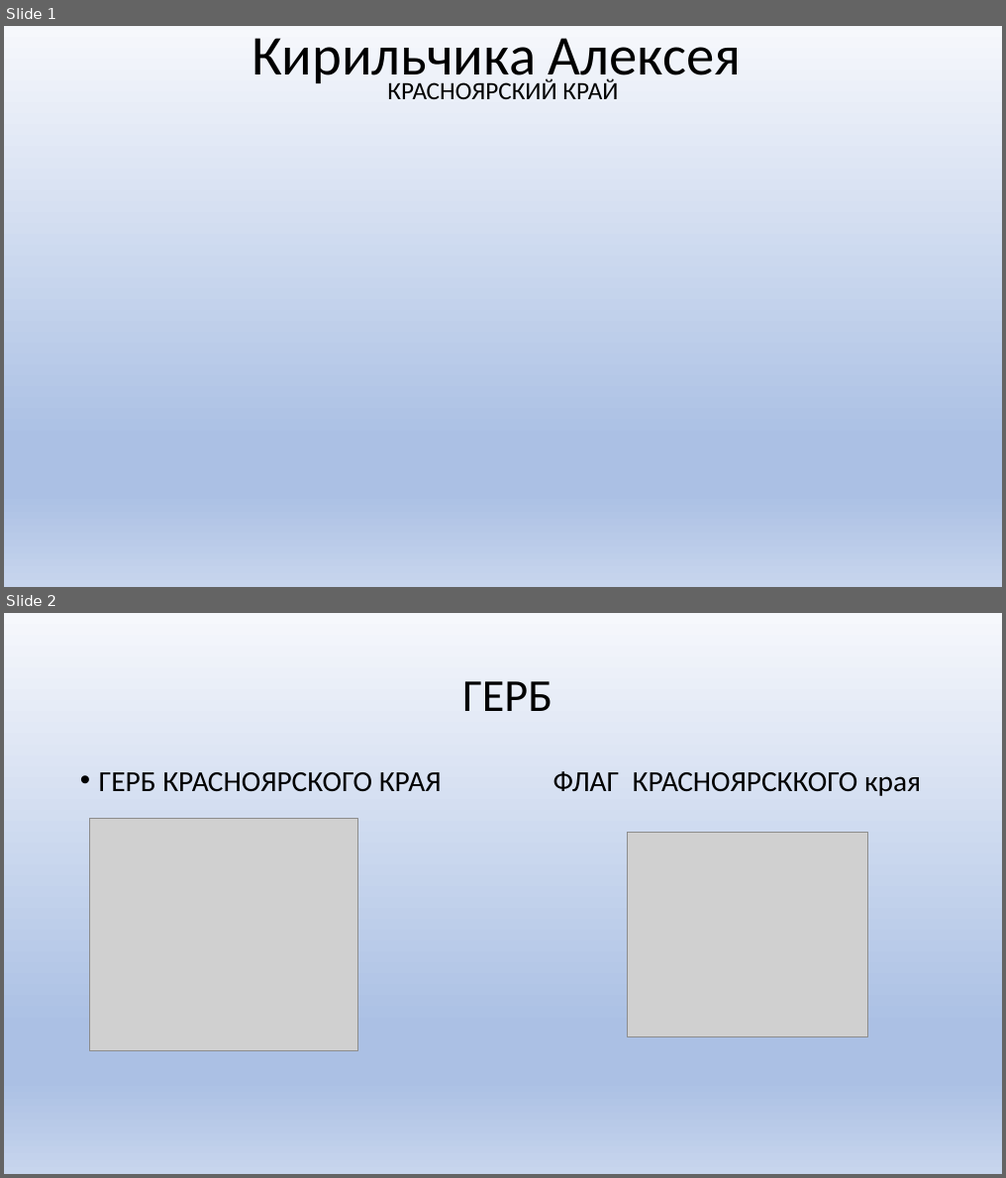
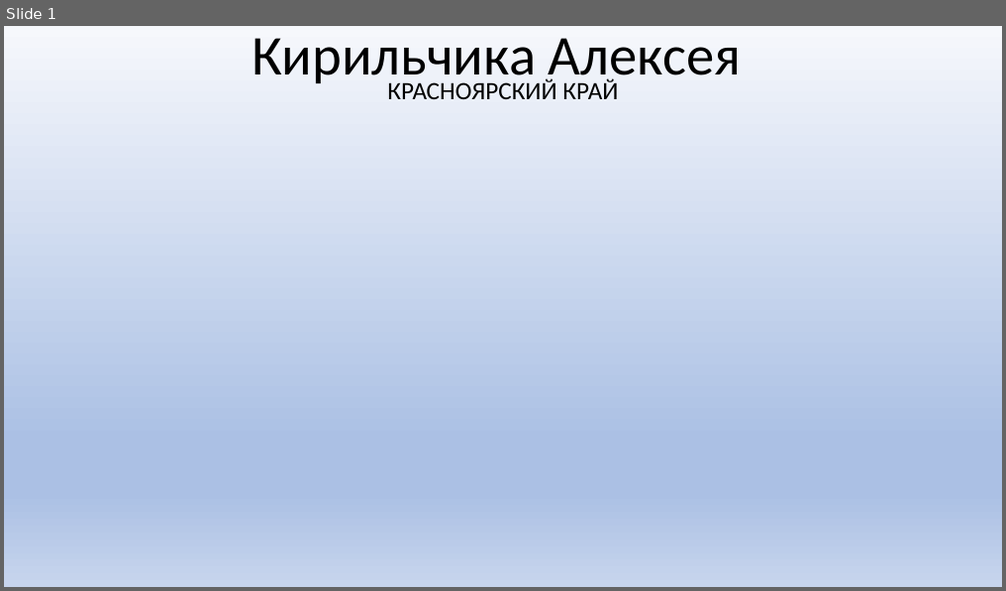
Before and after one commit to kosmonaffft/public-specs, a slide deck: src/main/resources/Кирильчика Алексея.pptx. Shown one above the other, each under a label of ours: slides 1 and 2 before the commit, slide 1 after it. The pictures are 1006x1178 and 1006x591 pixels, drawn with LibreOffice and Linux fonts; fonts in the diff are those of the drawing; grey boxes stand for pictures; background and template pictures are left out. Boxes give left, top, right and bottom in pixels: in the first picture for what was removed or moved away, otherwise in the second. Text is boxed around its words. In the diff, an @@ line names an element or a change of style, - is before the commit and + after.

```diff
--- a/src/main/resources/Кирильчика Алексея.pptx
+++ b/src/main/resources/Кирильчика Алексея.pptx
@@ slide 2 removed at (4,613,1002,1174), background gradient #F6F8FC to #ABC0E4 to #C7D5ED @@
@@ title removed at (462,681,552,711) @@
-ГЕРБ
@@ text removed at (99,771,921,796) @@
-• ГЕРБ КРАСНОЯРСКОГО КРАЯ ФЛАГ КРАСНОЯРСККОГО края
@@ picture removed at (89,818,357,1052) @@
@@ picture removed at (627,833,868,1038) @@
```
Also in this commit, not shown: 1 slide changed, 2 slides added.
